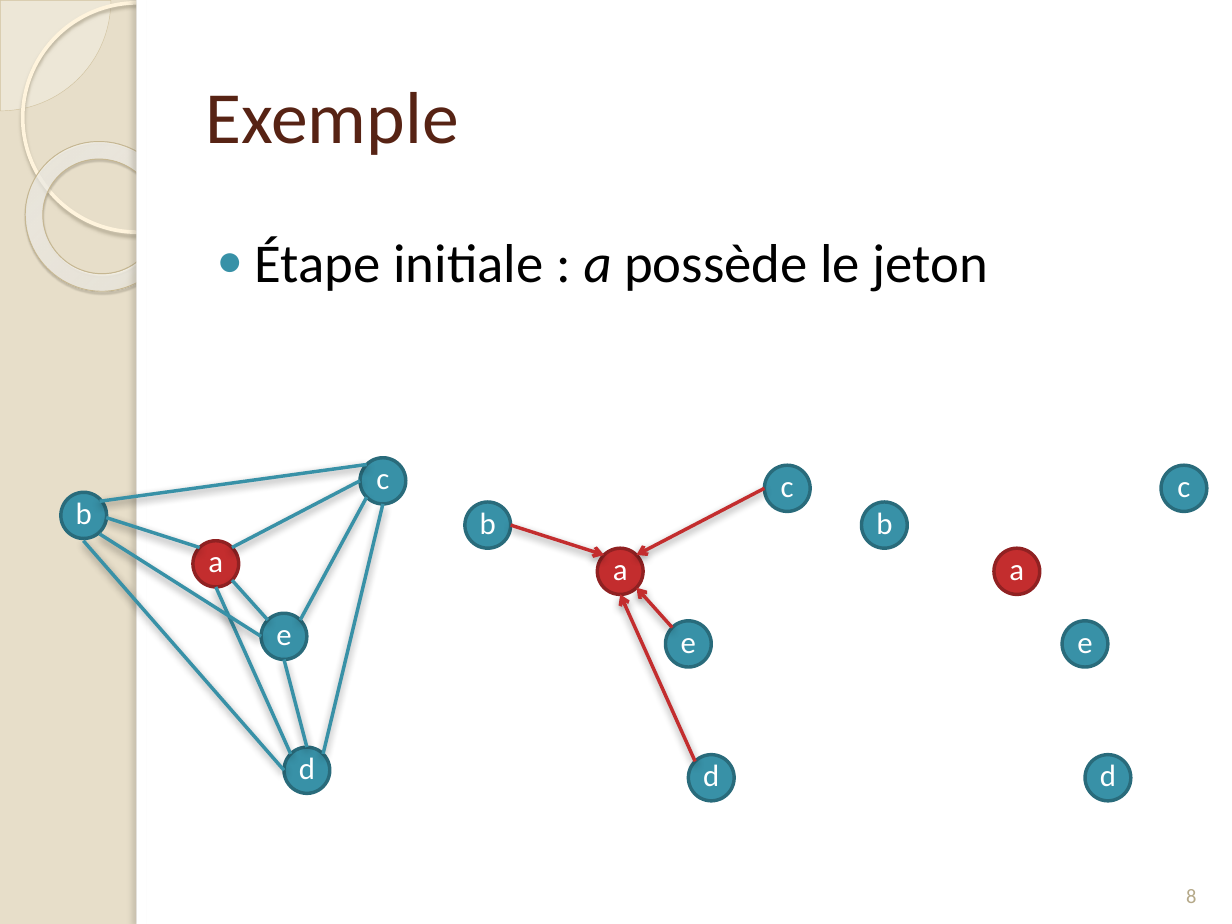
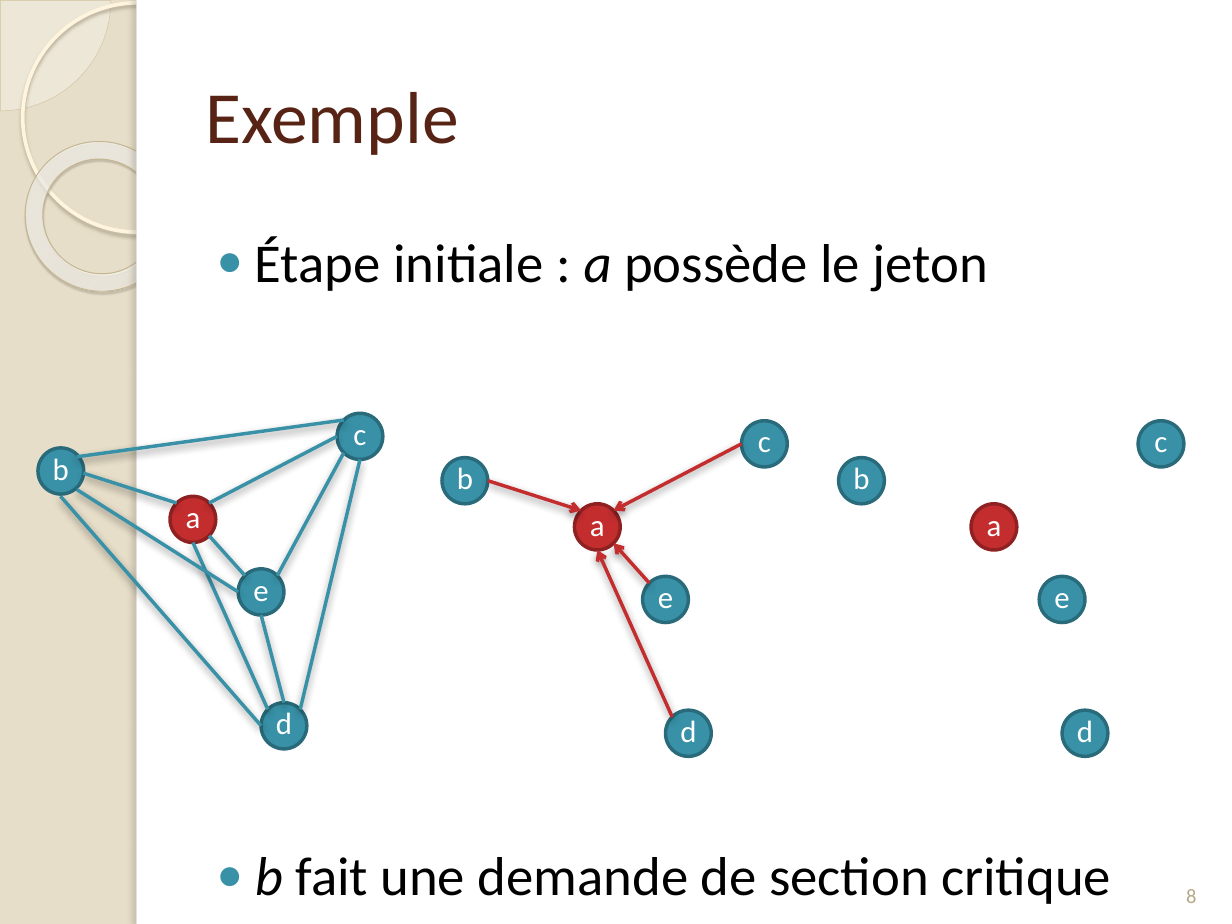
Before and after one commit to Origraena/moca, a slide deck: slide 9 of fmin212/Presentation/presAlgoDist.pptx. Drawn at 1232x924 pixels with LibreOffice and Linux fonts; fonts in the diff are those of the drawing. Boxes give left, top, right and bottom in pixels: in the first picture for what was removed or moved away, otherwise in the second. Text is boxed around its words. In the diff, an @@ line names an element or a change of style, - is before the commit and + after.

```diff
--- a/fmin212/Presentation/presAlgoDist.pptx
+++ b/fmin212/Presentation/presAlgoDist.pptx
@@ 7 ellipses, 2 lines, 1 arrow: place and size @@
-7 ellipses, 2 lines, 1 arrow at <box>60,458,1108,761</box>
+7 ellipses, 2 lines, 1 arrow at <box>38,413,1085,717</box>
@@ 8 ellipses, 8 lines, 3 arrows: place and size @@
-8 ellipses, 8 lines, 3 arrows at <box>84,464,1206,802</box>
+8 ellipses, 8 lines, 3 arrows at <box>60,420,1184,756</box>
@@ text at <box>255,857,1111,904</box>: paragraph added @@
+● b fait une demande de section critique
```
Also in this commit, not shown: 7 other slides changed, 3 slides added, 44 other files.
